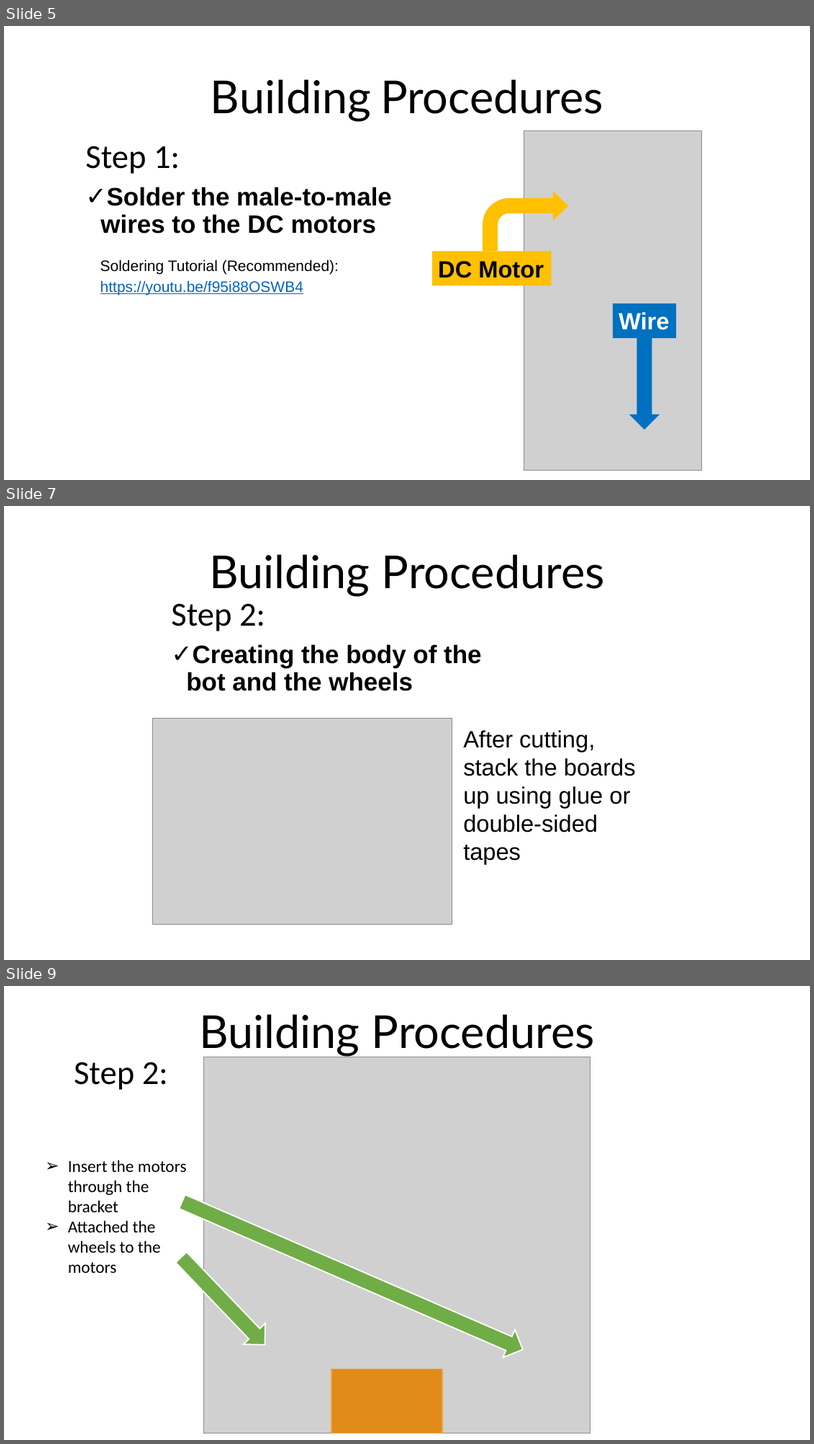
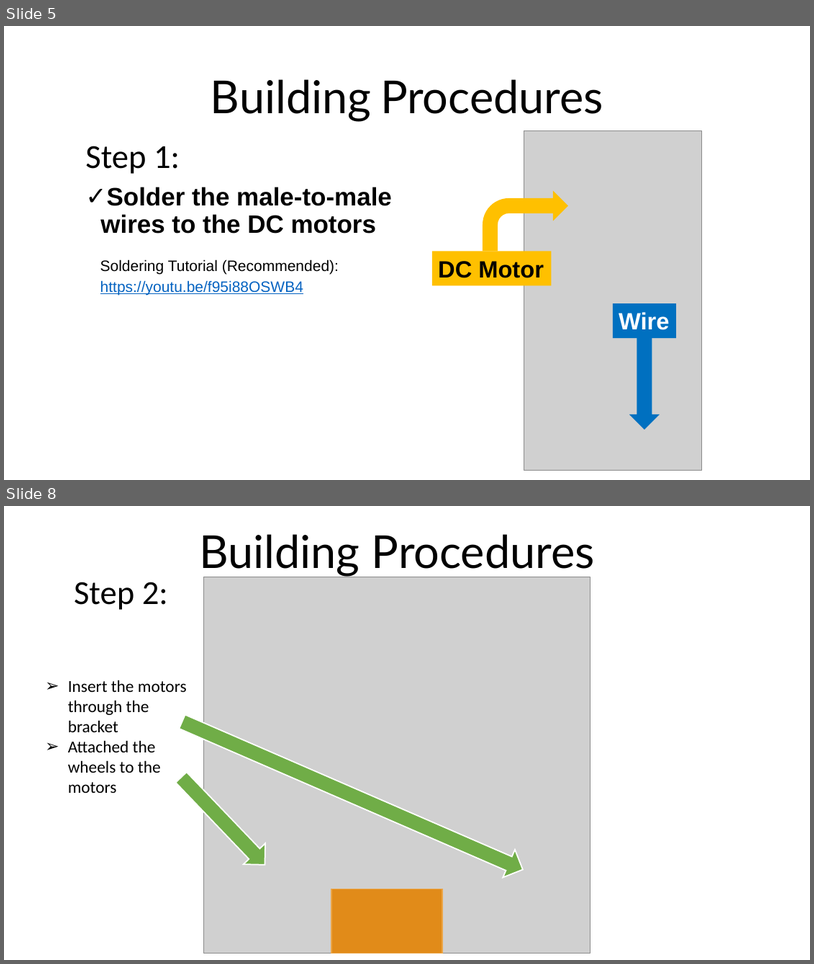
Before and after one commit to ChuaKengPeng/DIP2017, a slide deck: DIP_Phase_1_Lab_Manuals/DIP Lab Manual for Phase 1.pptx. Shown one above the other, each under a label of ours: slides 5, 7 and 9 before the commit, slides 5 and 8 after it; the slides between them are not shown. The pictures are 814x1444 and 814x964 pixels, drawn with LibreOffice and Linux fonts; fonts in the diff are those of the drawing; grey boxes stand for pictures. Boxes give left, top, right and bottom in pixels: in the first picture for what was removed or moved away, otherwise in the second. Text is boxed around its words. In the diff, an @@ line names an element or a change of style, - is before the commit and + after.

```diff
--- a/DIP_Phase_1_Lab_Manuals/DIP Lab Manual for Phase 1.pptx
+++ b/DIP_Phase_1_Lab_Manuals/DIP Lab Manual for Phase 1.pptx
@@ slide 7 removed at bbox=[4, 506, 810, 960], background #FFFFFF @@
@@ title removed at bbox=[209, 554, 605, 597] @@
-Building Procedures
@@ text removed at bbox=[171, 603, 481, 691] @@
-Step 2:
-✓ Creating the body of the bot and the wheels
@@ picture removed at bbox=[153, 718, 453, 924] @@
@@ text removed at bbox=[463, 730, 636, 864] @@
-After cutting, stack the boards up using glue or double-sided tapes
@@ what was slide 9 is now slide 8 @@
```
Also in this commit, not shown: 12 slides changed, 1 other slide removed, 2 other files.
